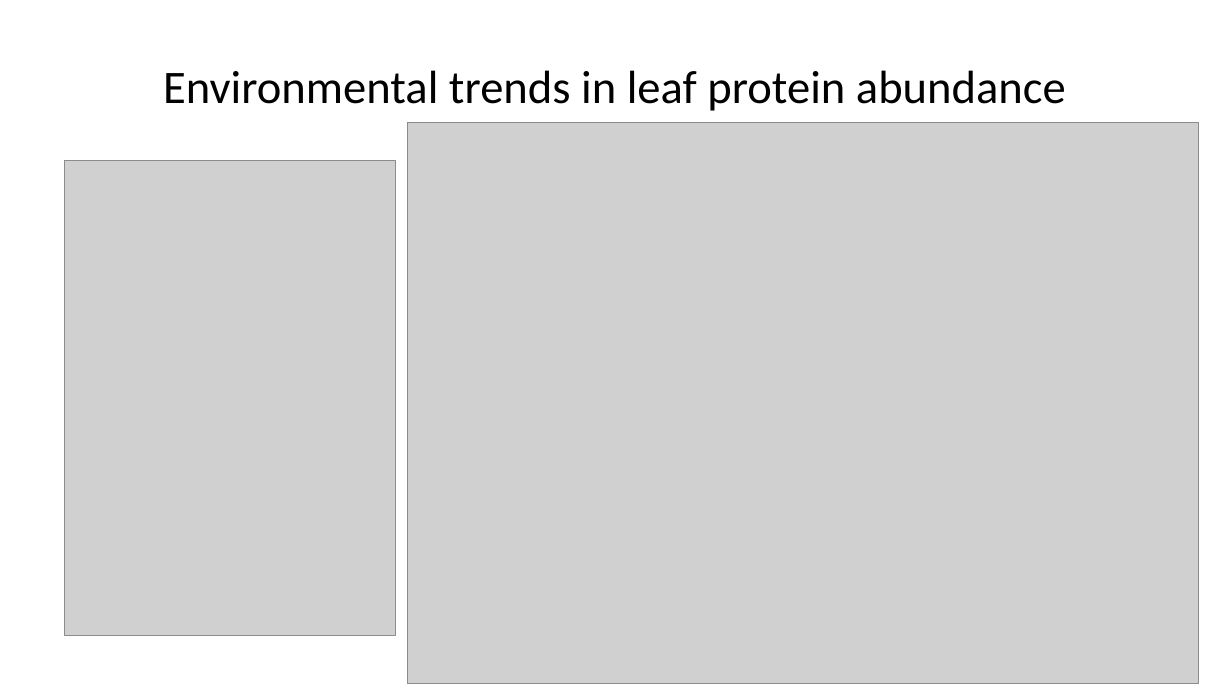
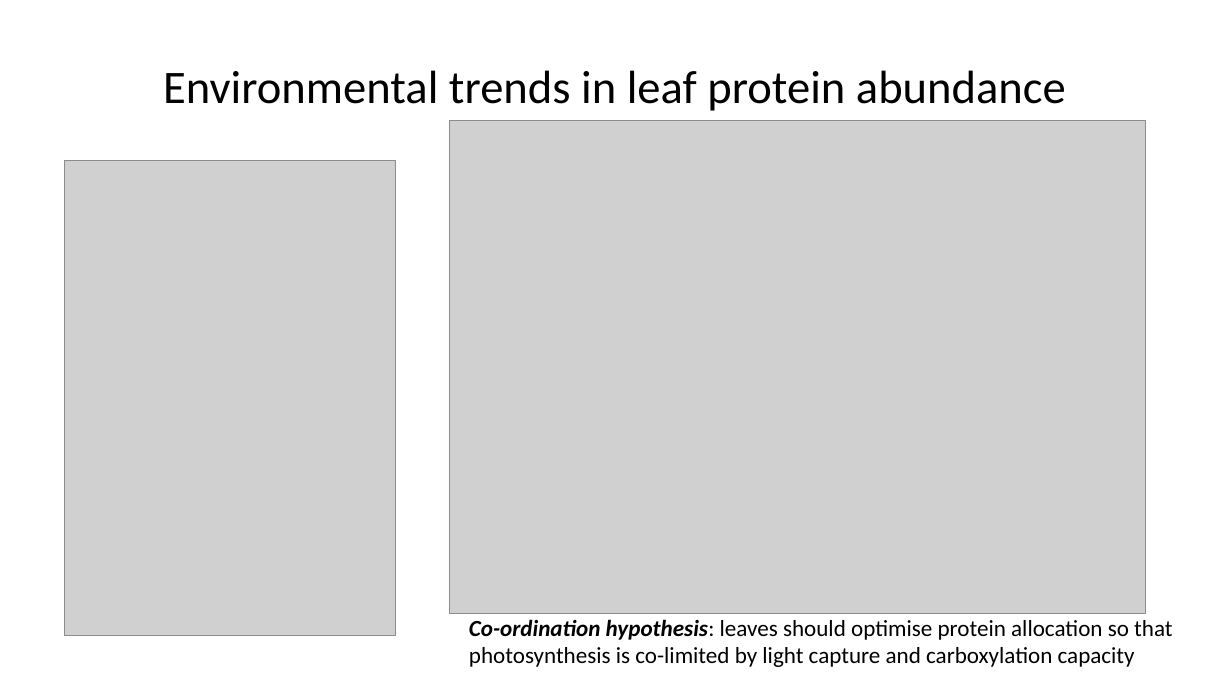
Before and after one commit to jamesrlawson/leaf_proteomics, a slide deck: slide 2 of docs/talks/ANU talk/ANU talk results.pptx (slide 3 before the commit). Drawn at 1232x693 pixels with LibreOffice and Linux fonts; fonts in the diff are those of the drawing; grey boxes stand for pictures. Boxes give left, top, right and bottom in pixels: in the first picture for what was removed or moved away, otherwise in the second. Text is boxed around its words. In the diff, an @@ line names an element or a change of style, - is before the commit and + after.

```diff
--- a/docs/talks/ANU talk/ANU talk results.pptx
+++ b/docs/talks/ANU talk/ANU talk results.pptx
@@ picture: place and size @@
-picture at <box>408,123,1199,684</box>
+picture at <box>449,120,1146,614</box>
@@ text added at <box>469,619,1172,667</box>, 18 pt, text #000000 @@
+Co-ordination hypothesis: leaves should optimise protein allocation so that photosynthesis is co-limited by light capture and carboxylation capacity
```
Also in this commit, not shown: 7 other slides changed, 3 slides added, 3 slides removed, 9 other files.
